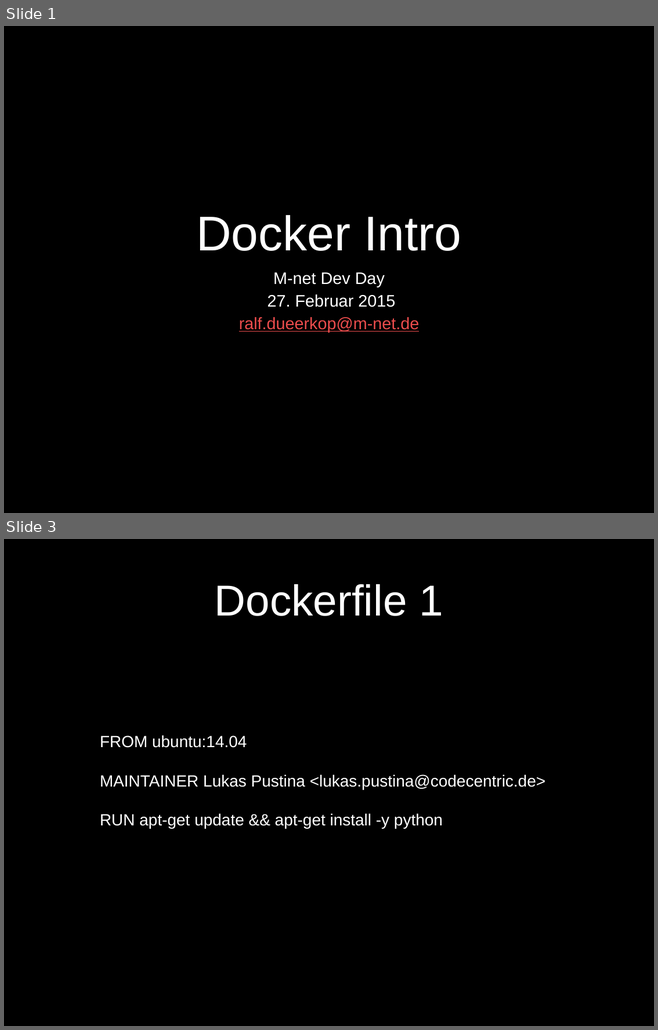
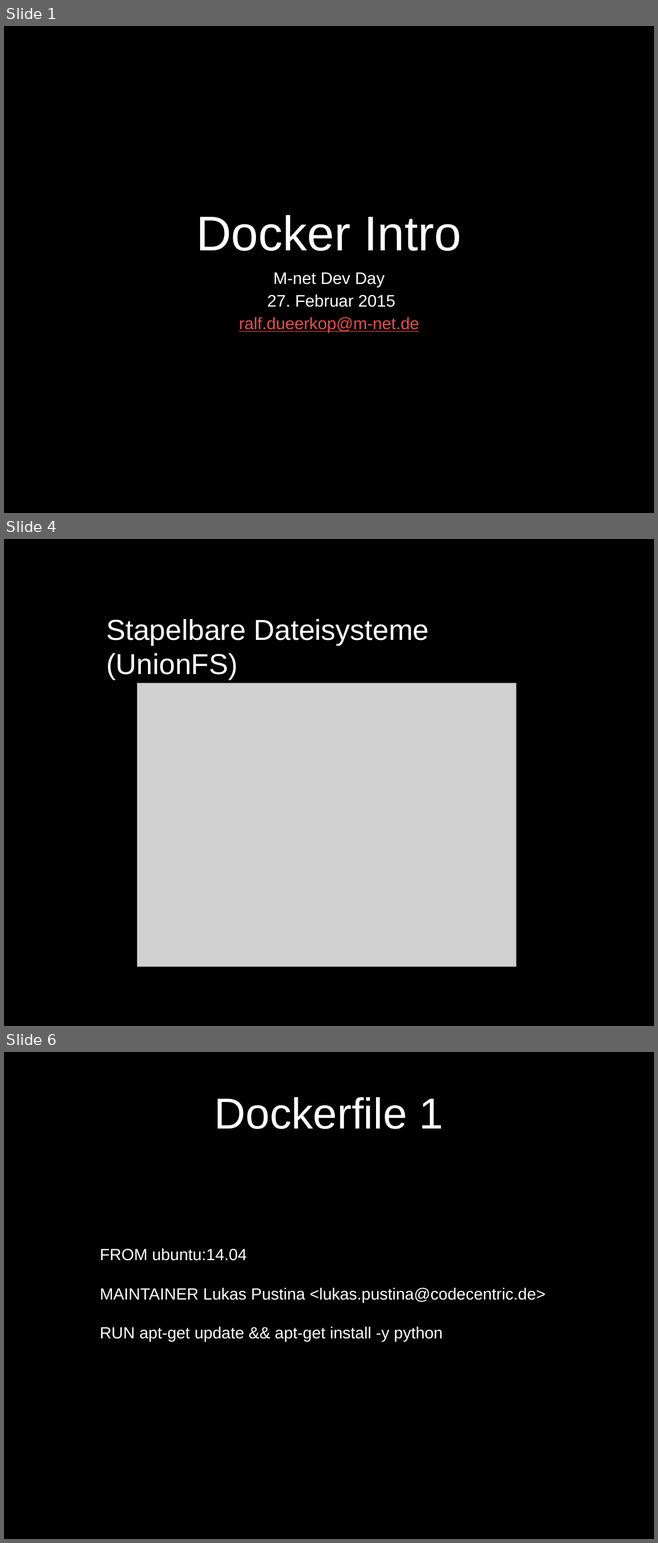
Before and after one commit to ra1f/docker-intro, a slide deck: DockerIntro.pptx. Shown one above the other, each under a label of ours: slides 1 and 3 before the commit, slides 1, 4 and 6 after it; the slides between them are not shown. The pictures are 658x1030 and 658x1543 pixels, drawn with LibreOffice and Linux fonts; fonts in the diff are those of the drawing; grey boxes stand for pictures; background and template pictures are left out. Boxes give left, top, right and bottom in pixels: in the first picture for what was removed or moved away, otherwise in the second. Text is boxed around its words. In the diff, an @@ line names an element or a change of style, - is before the commit and + after.

```diff
--- a/DockerIntro.pptx
+++ b/DockerIntro.pptx
@@ slide 4 added at box(4, 539, 654, 1026), background picture (left out) @@
@@ text added at box(106, 619, 429, 681), 32 pt, text #FFFFFF @@
+Stapelbare Dateisysteme (UnionFS)
@@ picture added at box(137, 683, 516, 967) @@
@@ what was slide 3 is now slide 6 @@
```
Also in this commit, not shown: 1 slide changed, 2 other slides added, 7 other files.
